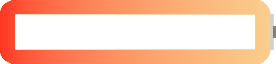
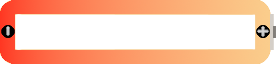
The second 276 × 64 image is a revision of the first. Changes to its layers:
added layer "PlusMinus" above "Background" over [1, 25, 270, 38]
